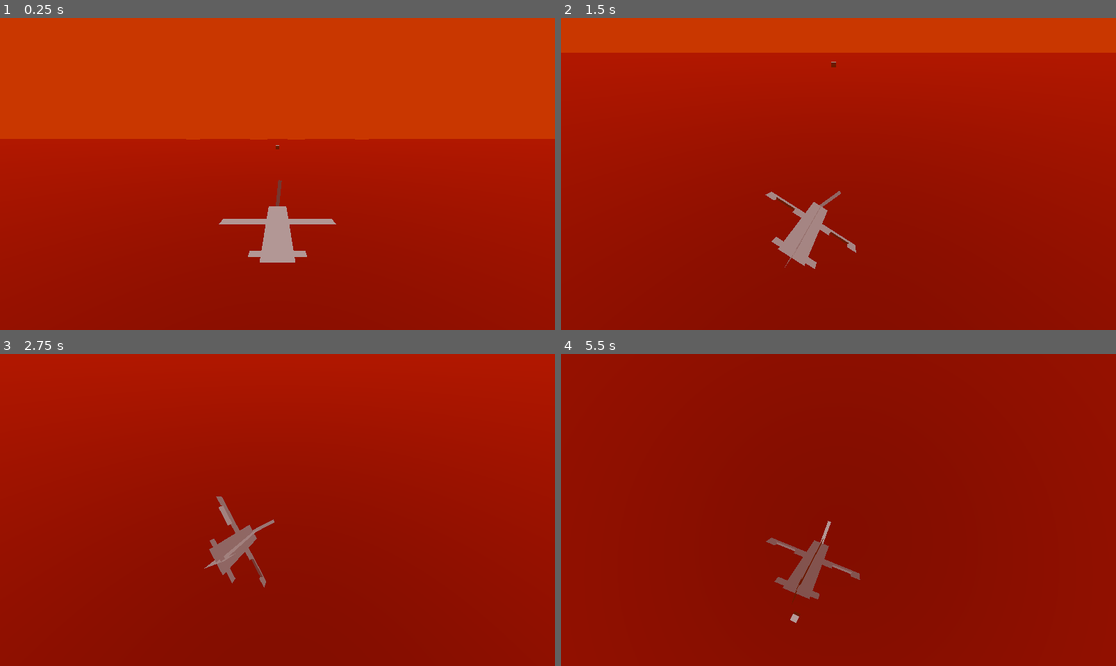
Above: before the commit, frames 1-4 (two rows, left to right).
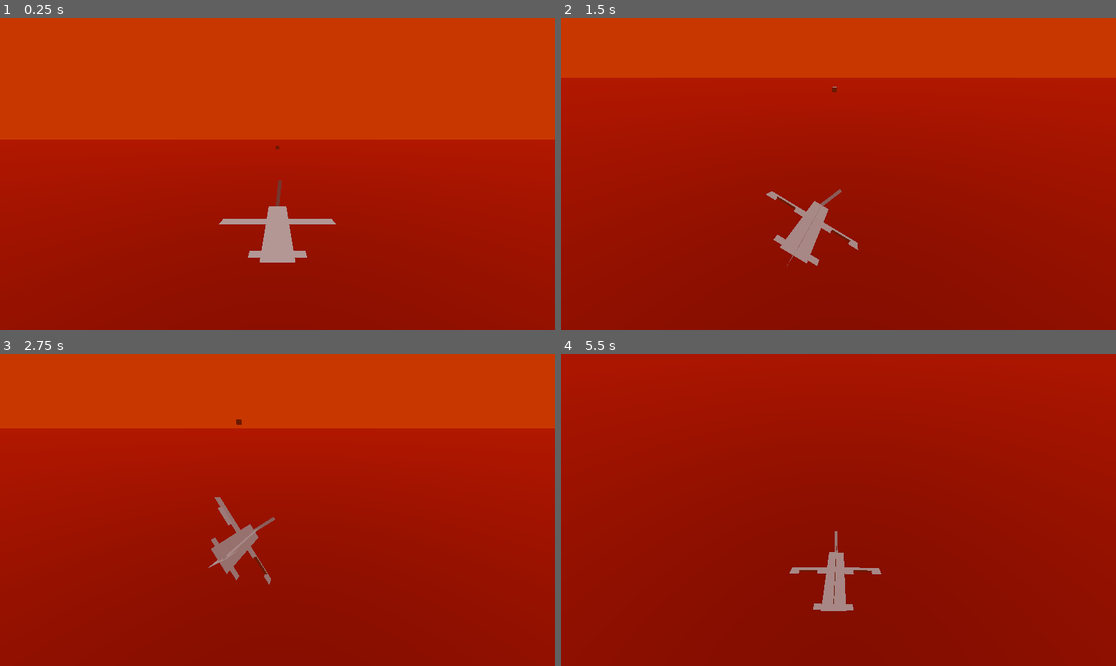
Above: after the commit, the same moments.

Repository: proximadams/Paper-Pilots
Game: Godot game, scene res://scenes/level.tscn
Same seed, same stepped clock (60 frames per second), same inputs: the game is played once before the commit and once after it.
Inputs:
- Up to frame 1 (0.25 s): no input
- Up to frame 2 (1.5 s): hold Right (move_right) 0.53-1.28 s; hold J (shoot) 0.53-1.28 s; hold Down (move_down) from 1.28 s (still down); tap J (shoot) at 1.35 s
- Up to frame 3 (2.75 s): release Down (move_down) at 2.03 s; hold Right (move_right) from 2.03 s (still down); hold J (shoot) from 2.03 s (still down)
- Up to frame 4 (5.5 s): release Right (move_right) at 2.78 s; release J (shoot) at 2.78 s; hold Up (move_up) 2.78-3.53 s; tap J (shoot) at 2.85, 4.35 s; hold J (shoot) 3.53-4.28 s; hold Left (move_left) 3.53-5.03 s; hold Down (move_down) from 5.03 s (still down); hold J (shoot) from 5.03 s (still down)

The runs differ from the first frame. In frame 1, 0.2% of the frame differs, in the area x 0-100%, y 38-77%; in frame 2, 8.5%; in frame 3, 24%, in the area x 0-100%, y 0-75%; in frame 4, 8.1%.

Commit message:
tilt converts to propulsionSpeed somewhat

Diff:
--- a/project.godot
+++ b/project.godot
@@ -18,7 +18,6 @@
 
 window/size/viewport_width=2304
 window/size/viewport_height=1296
-window/size/mode=2
 
 [input]
 
--- a/scripts/player.gd
+++ b/scripts/player.gd
@@ -33,11 +33,12 @@
 	return result
 
 func handle_gravity() -> void:
-	fallSpeed = GRAVITY * (abs(global_basis.z.normalized().y) + abs(global_basis.x.normalized().y))
+	fallSpeed = GRAVITY * abs(global_basis.z.normalized().y) + abs(global_basis.x.normalized().y)
 
 func handle_movement(delta: float) -> void:
 	var accdeccMult = _get_acceleration_decceleration_mult()
 	propulsionSpeed = max(0.0, propulsionSpeed + (accdeccMult * delta * MOVE_ACCELERATION))
+	propulsionSpeed -= (global_basis.z.normalized().y - 0.5) * delta * 70.0
 
 	velocity = Vector3(propulsionSpeed, propulsionSpeed, propulsionSpeed)
 	velocity *= delta * global_basis.z.normalized()
